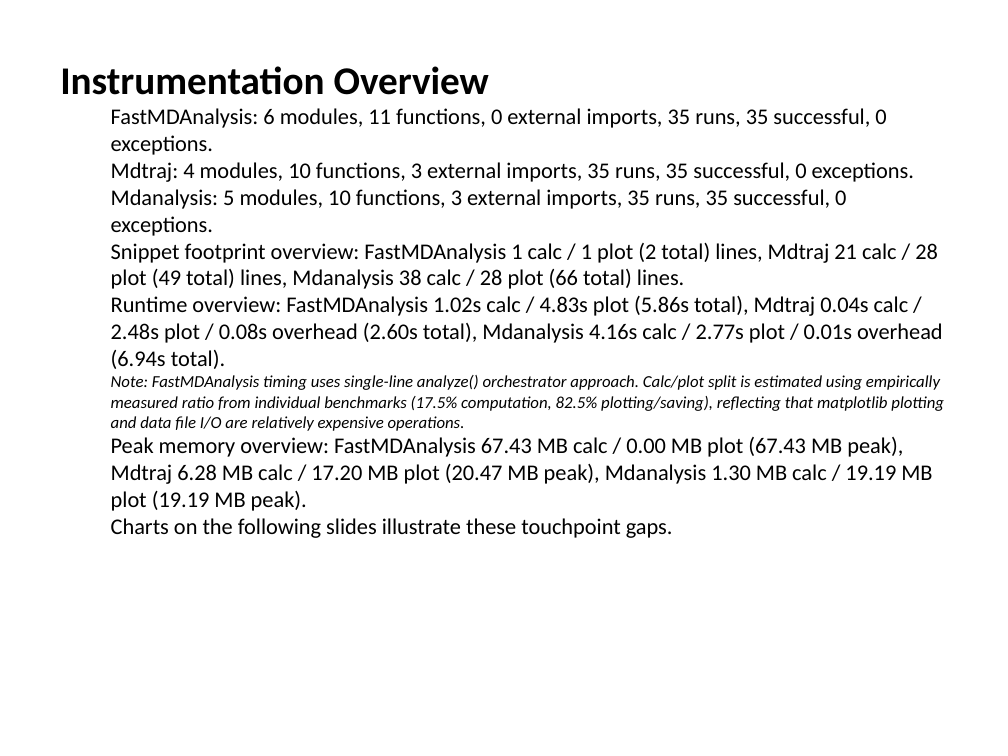
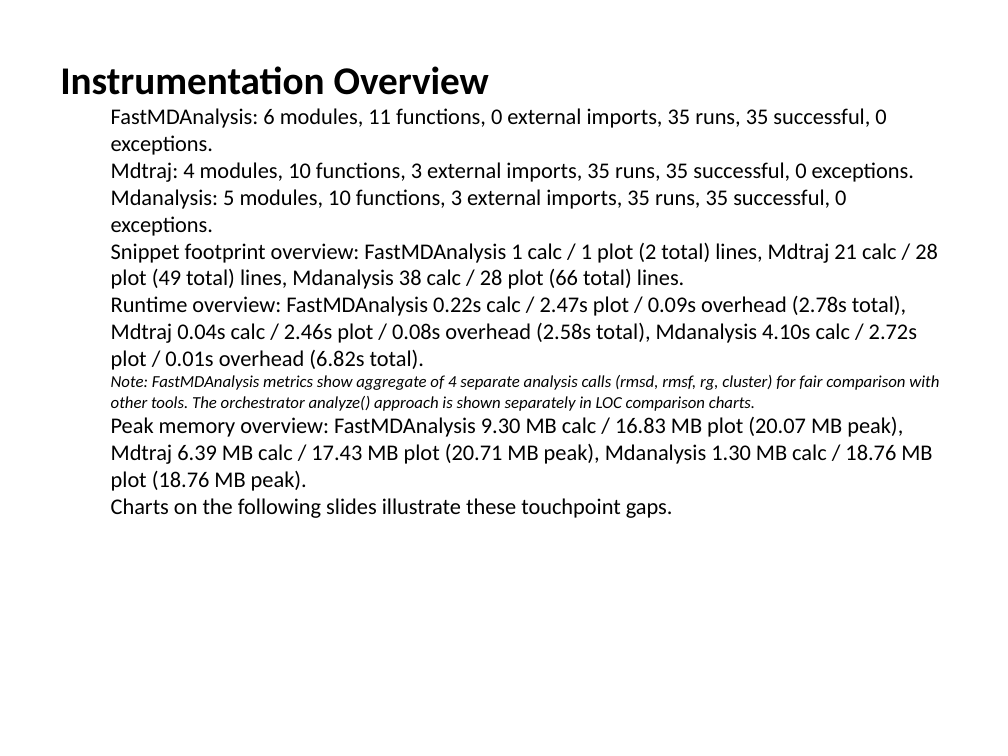
Before and after one commit to Paradoxicaly/FastMDAnalysis, a slide deck: slide 13 of slides/FastMDAnalysis_benchmarks_trpcage_500.pptx. Drawn at 1008x756 pixels with LibreOffice and Linux fonts; fonts in the diff are those of the drawing. Boxes give left, top, right and bottom in pixels: in the first picture for what was removed or moved away, otherwise in the second. Text is boxed around its words. In the diff, an @@ line names an element or a change of style, - is before the commit and + after.

```diff
--- a/slides/FastMDAnalysis_benchmarks_trpcage_500.pptx
+++ b/slides/FastMDAnalysis_benchmarks_trpcage_500.pptx
@@ text at [111, 296, 939, 491]: text changed @@
-  Runtime overview: FastMDAnalysis 1.02s calc / 4.83s plot (5.86s total), Mdtraj 0.04s calc / 2.48s plot / 0.08s overhead (2.60s total), Mdanalysis 4.16s calc / 2.77s plot / 0.01s overhead (6.94s total).
-  Note: FastMDAnalysis timing uses single-line analyze() orchestrator approach. Calc/plot split is estimated using empirically measured ratio from individual benchmarks (17.5% computation, 82.5% plotting/saving), reflecting that matplotlib plotting and data file I/O are relatively expensive operations.
-  Peak memory overview: FastMDAnalysis 67.43 MB calc / 0.00 MB plot (67.43 MB peak), Mdtraj 6.28 MB calc / 17.20 MB plot (20.47 MB peak), Mdanalysis 1.30 MB calc / 19.19 MB plot (19.19 MB peak).
+  Runtime overview: FastMDAnalysis 0.22s calc / 2.47s plot / 0.09s overhead (2.78s total), Mdtraj 0.04s calc / 2.46s plot / 0.08s overhead (2.58s total), Mdanalysis 4.10s calc / 2.72s plot / 0.01s overhead (6.82s total).
+  Note: FastMDAnalysis metrics show aggregate of 4 separate analysis calls (rmsd, rmsf, rg, cluster) for fair comparison with other tools. The orchestrator analyze() approach is shown separately in LOC comparison charts.
+  Peak memory overview: FastMDAnalysis 9.30 MB calc / 16.83 MB plot (20.07 MB peak), Mdtraj 6.39 MB calc / 17.43 MB plot (20.71 MB peak), Mdanalysis 1.30 MB calc / 18.76 MB plot (18.76 MB peak).
```
Also in this commit, not shown: 2 other files.
